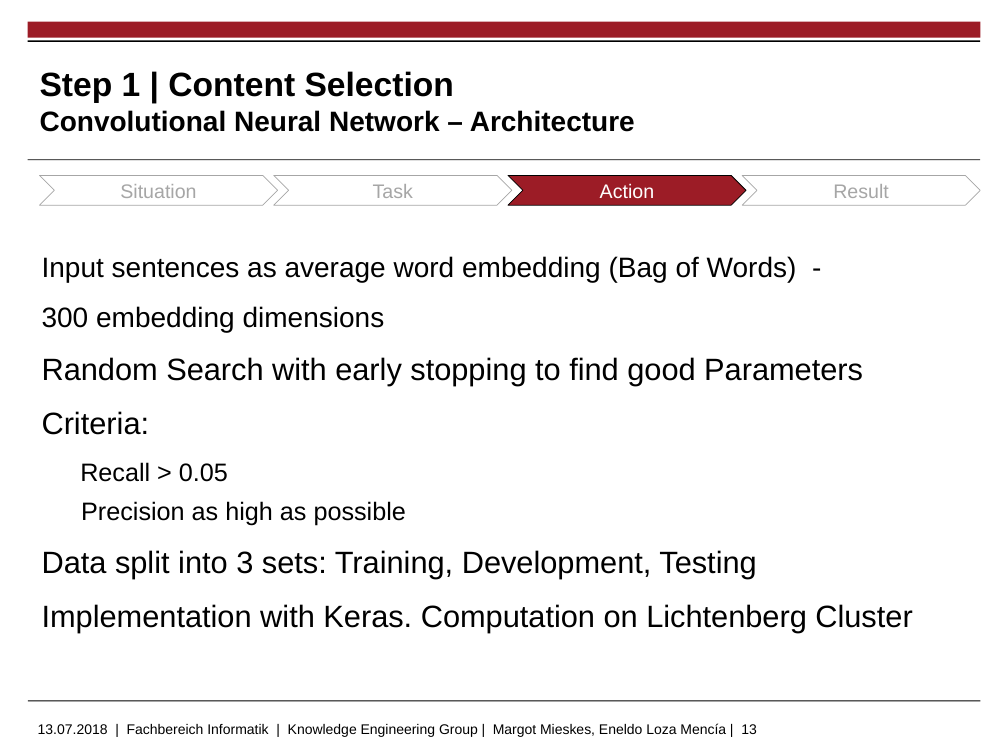
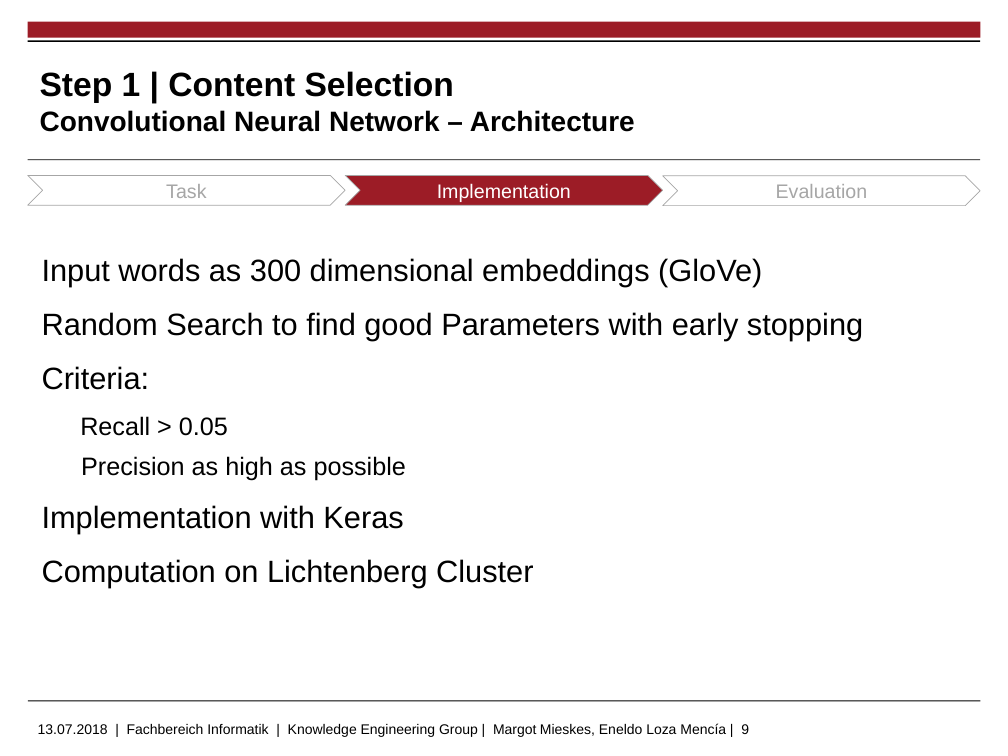
Before and after one commit to markushoehn/Auto_TextSum, a slide deck: slide 9 of presentation/20180713 Gruppe 5 - final.pptx (slide 13 before the commit). Drawn at 1008x756 pixels with LibreOffice and Linux fonts; fonts in the diff are those of the drawing; background and template pictures are left out. Boxes give left, top, right and bottom in pixels: in the first picture for what was removed or moved away, otherwise in the second. Text is boxed around its words. In the diff, an @@ line names an element or a change of style, - is before the commit and + after.

```diff
--- a/presentation/20180713 Gruppe 5 - final.pptx
+++ b/presentation/20180713 Gruppe 5 - final.pptx
@@ chevron "Task": place and size @@
-chevron "Task" at (274, 175, 512, 206)
+chevron "Task" at (28, 175, 346, 206)
@@ chevron removed at (39, 175, 277, 206) @@
-Situation
@@ chevron added at (346, 175, 663, 206), fill #9C1C26, outline #A6A6A6 0.5 pt, 14 pt, text #FFFFFF @@
+Implementation
@@ chevron removed at (508, 175, 746, 206) @@
-Action
@@ chevron added at (663, 175, 981, 206), fill #FFFFFF, outline #A6A6A6 0.5 pt, 14 pt, text #A6A6A6 @@
+Evaluation
@@ chevron removed at (742, 175, 980, 206) @@
-Result
@@ text at (42, 258, 863, 340): text changed; size 20 to 22 pt @@
-  Input sentences as average word embedding (Bag of Words) -
-  300 embedding dimensions
-  Random Search with early stopping to find good Parameters
+  Input words as 300 dimensional embeddings (GloVe)
+  Random Search to find good Parameters with early stopping
@@ text at (42, 505, 533, 587): text changed @@
-  Data split into 3 sets: Training, Development, Testing
-  Implementation with Keras. Computation on Lichtenberg Cluster
+  Implementation with Keras
+  Computation on Lichtenberg Cluster
@@ text at (38, 723, 749, 737): text changed @@
-13.07.2018 | Fachbereich Informatik | Knowledge Engineering Group | Margot Mieskes, Eneldo Loza Mencía | 13
+13.07.2018 | Fachbereich Informatik | Knowledge Engineering Group | Margot Mieskes, Eneldo Loza Mencía | 9
```
Also in this commit, not shown: 29 other slides changed, 4 slides added, 10 slides removed, 11 other files.
